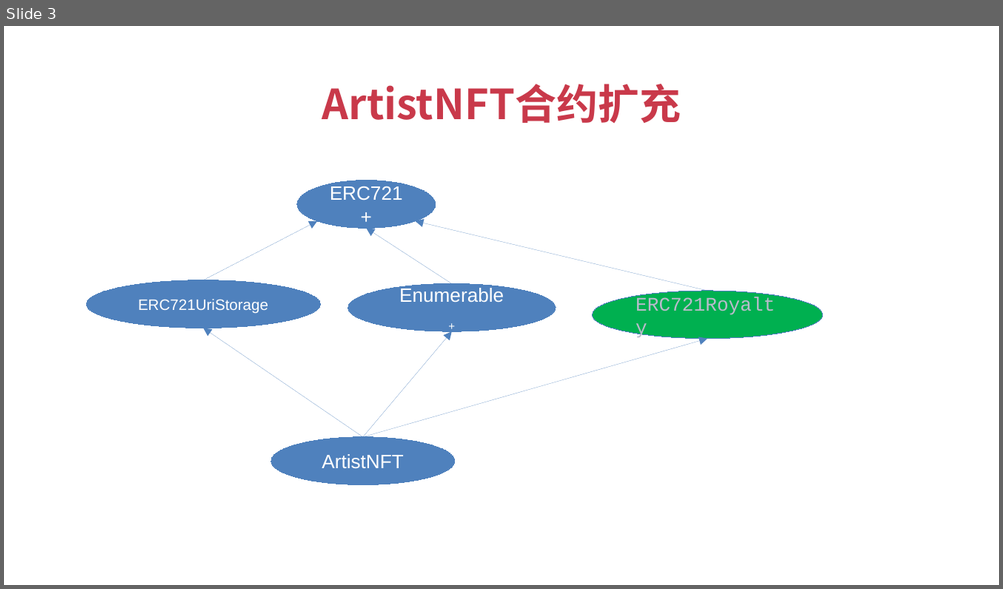
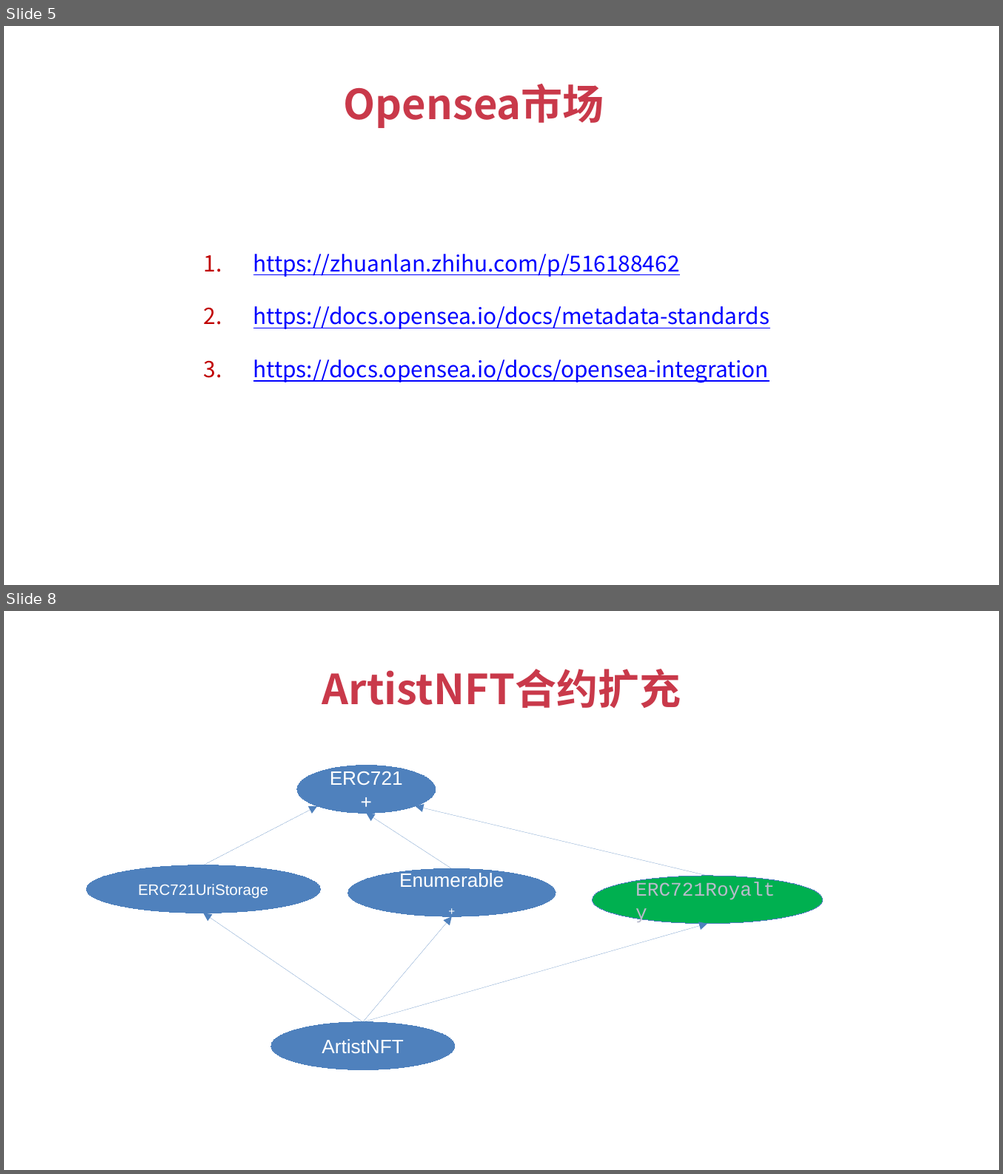
Before and after one commit to baiyuqi/course-solidity-teacher, a slide deck: document/ppt/ch9-扩展开发/2-经济学设计-Loyalty支持.pptx. Shown one above the other, each under a label of ours: slide 3 before the commit, slides 5 and 8 after it; the slides between them are not shown. The pictures are 1003x589 and 1003x1174 pixels, drawn with LibreOffice and Linux fonts; fonts in the diff are those of the drawing. Boxes give left, top, right and bottom in pixels: in the first picture for what was removed or moved away, otherwise in the second. Text is boxed around its words. In the diff, an @@ line names an element or a change of style, - is before the commit and + after.

```diff
--- a/document/ppt/ch9-扩展开发/2-经济学设计-Loyalty支持.pptx
+++ b/document/ppt/ch9-扩展开发/2-经济学设计-Loyalty支持.pptx
@@ slide 5 added at bbox=[4, 26, 999, 585], background #FFFFFF @@
@@ text added at bbox=[344, 84, 604, 128], 30 pt, text #C9394A, bold @@
+Opensea市场
@@ text added at bbox=[253, 254, 770, 383], 16 pt, text #0000FF, underline @@
+1. https://zhuanlan.zhihu.com/p/516188462
+2. https://docs.opensea.io/docs/metadata-standards
+3. https://docs.opensea.io/docs/opensea-integration
@@ what was slide 3 is now slide 8 @@
```
Also in this commit, not shown: 3 slides changed, 7 other slides added, 4 slides removed, 54 other files.
